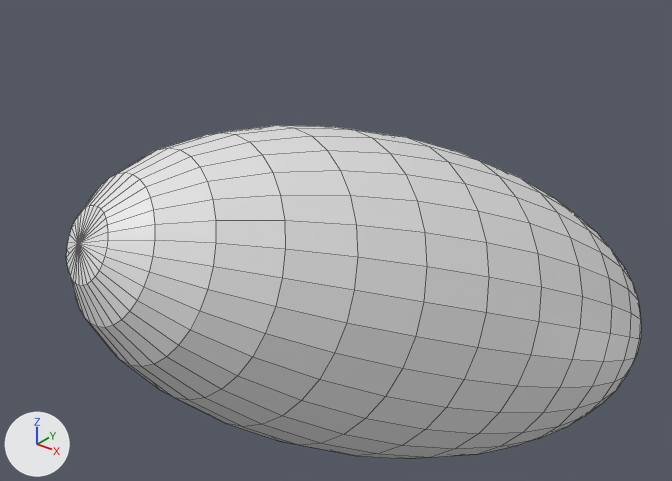
Renders of the Blender file toyairplane.blend from each side of a commit.
The view is the same before and after, from a 50 mm camera at (3.14, -4.06, 2.82) aimed at (-0.13, 0.02, 0.28). Lighting does not change. The marker at lower left points along +X, +Y and +Z. Mesh edges are drawn as thin lines. The same objects are shown in both versions, whatever each file hides.

Names of what the first picture shows: 'Body'.
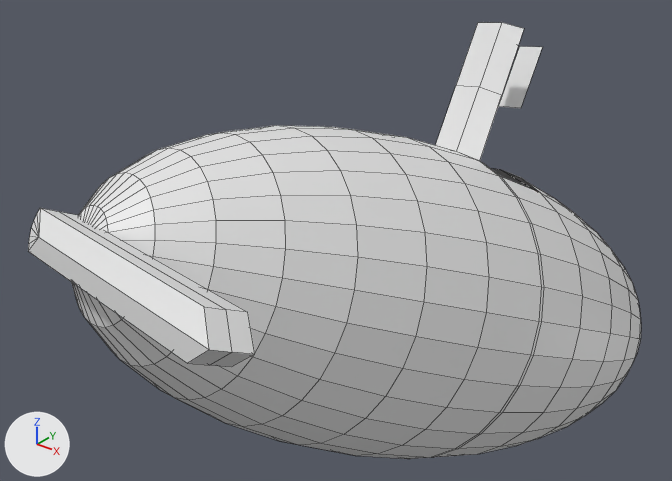
Where the change shows, as pixel boxes (x1, y1, x2, y2) in the pictures (672 x 481 px):
'Body', reshaped (7% wider, 31% taller): before (67, 125, 641, 459); after (28, 22, 641, 459)
part 1 of me_sphere, built on: before (413, 161, 582, 459); after (413, 22, 582, 459)
part 2 of me_sphere, built on: before (67, 217, 78, 256); after (28, 208, 255, 367)

What changed in the scene script:
```text
Change me_sphere:
    used by ob_body; location = (0.23, 0.338, -0.157); rotation_euler = (1.015, -0.602, 0.0835), in degrees (58, -34, 4.8); scale = (1.0, 1.0, 2.36)
    remove me_sphere.from_pydata(...)  # 482 vertices, 512 faces; spans x -1.0..1.0, y -1.0..1.0, z -1.0..1.0
    add me_sphere.from_pydata(...)  # 586 vertices, 593 faces, 9 loose edges; spans x -1.0..1.24, y -1.0..1.63, z -1.0..1.08
    me_sphere part 1
    32 faces are deleted
    75 vertices are added at x -1.0..1.18, y -1.0..1.63, z -0.22..0.0
    6 new vertices lie (0.17, -0.09, 0.0) away from vertices in x 0.61..0.86, y 1.26..1.63, z -0.21..-0.01
    9 loose edges are added
    91 new faces join them
    me_sphere part 2
    6 faces are deleted
    10 vertices are added at x 0.0..1.24, y -0.83..0.0, z 0.98..1.08
    7 new vertices lie (0.0, 0.0, 0.04) away from vertices in x -0.2..-0.07, y 0.0..0.18, z 0.98
    7 new vertices lie (0.0, 0.0, 0.05) away from vertices in x -0.2..-0.07, y 0.0..0.18, z 1.02
    30 new faces join them
```
